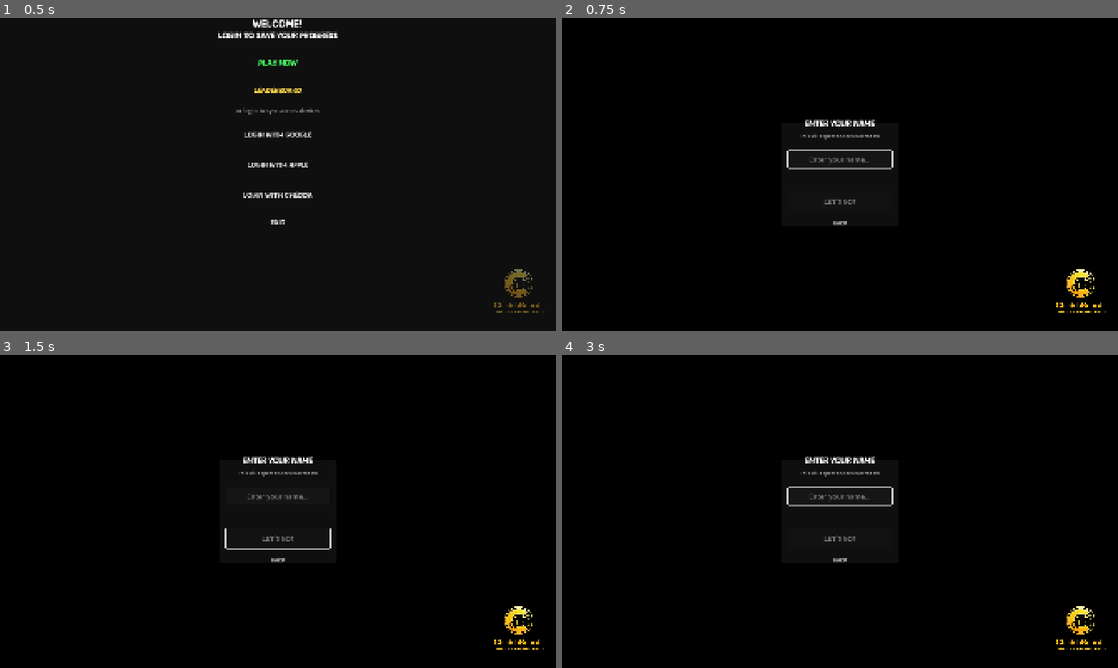
Above: before the commit, frames 1-4 (two rows, left to right).
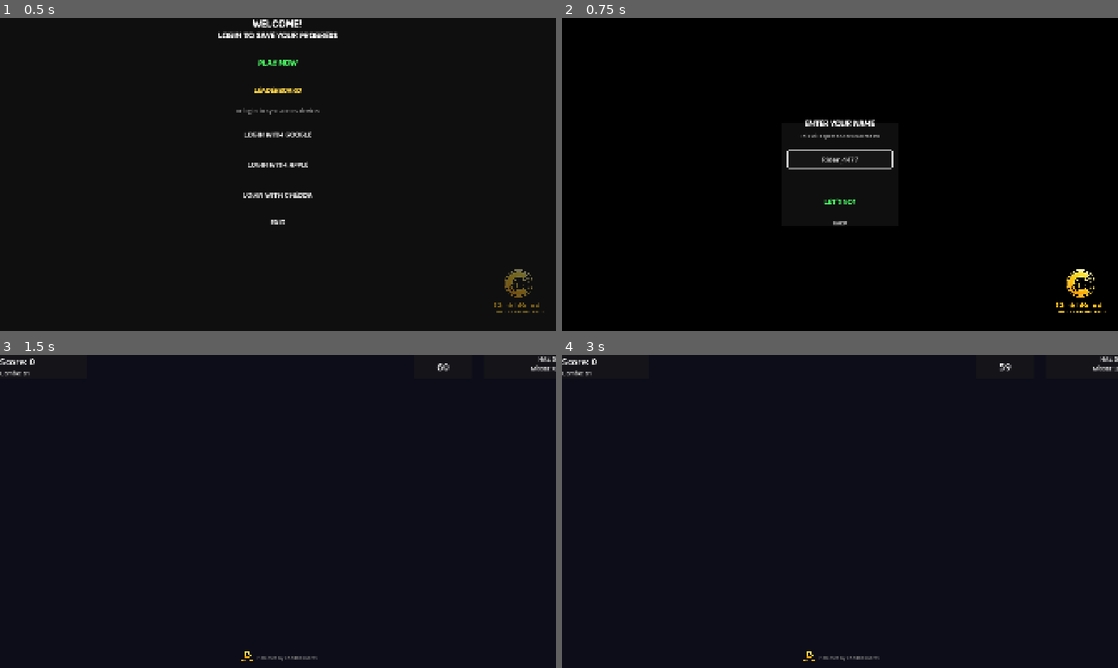
Above: after the commit, the same moments.

Repository: cheddatech/CheddaBoards-Godot
Game: Godot game, scene res://MainMenu.tscn
Same seed, same stepped clock (60 frames per second), same inputs: the game is played once before the commit and once after it.
Inputs (mouse positions are in pixels of both pictures, inside the frame that each line leads up to):
- Up to frame 1 (0.5 s): no input
- Up to frame 2 (0.75 s): click "PLAY NOW" at 0.5 s
- Up to frame 3 (1.5 s): click (278, 539) at 1.25 s, where only the run after the commit has a clickable "LET'S GO!"
- Up to frame 4 (3 s): click (840, 561) at 2 s, where only the run before the commit has a clickable "Back"; click (840, 398) at 2.75 s, where only the run before the commit has a clickable "PLAY NOW"

Frame 1 is identical in both runs. In frame 2, 0.2% of the frame differs, in the area x 44-56%, y 44-60%; in frame 3, 93%; in frame 4, 94%, in the area x 0-100%, y 0-100%.

Commit message:
Update MainMenu.gd

Diff:
--- a/MainMenu.gd
+++ b/MainMenu.gd
@@ -469,16 +469,15 @@
 		direct_play_button.text = "PLAY NOW"
 
 func _show_name_entry_panel():
-	"""Show name entry panel for anonymous play"""
 	login_panel.visible = false
 	main_panel.visible = false
 	name_entry_panel.visible = true
 
-	# Pre-fill with saved nickname if exists
+	# Pre-fill with saved nickname or generate unique default
 	if not anonymous_nickname.is_empty():
 		name_line_edit.text = anonymous_nickname
 	else:
-		name_line_edit.text = ""
+		name_line_edit.text = _generate_default_name()
 
 	name_line_edit.placeholder_text = "Enter your name..."
 	name_status_label.text = ""
@@ -663,9 +662,15 @@
 	""", true)
 	return bool(is_mobile)
 
+func _generate_default_name() -> String:
+	"""Generate a unique default name like 'Rider_4829'"""
+	randomize()
+	var suffix = str(randi() % 10000).pad_zeros(4)
+	return "Rider_%s" % suffix
+
 func _show_mobile_name_prompt():
 	"""Show native prompt for mobile web users"""
-	var default_name = anonymous_nickname if anonymous_nickname != "" else "Player"
+	var default_name = anonymous_nickname if anonymous_nickname != "" else _generate_default_name()
 	var js_code = "prompt('Enter your name:', '%s')" % default_name.replace("'", "\\'")
 	var result = JavaScriptBridge.eval(js_code, true)
 
@@ -680,16 +685,15 @@
 		JavaScriptBridge.eval("alert('Name must be %d-%d characters')" % [MIN_NAME_LENGTH, MAX_NAME_LENGTH], true)
 		return
 
-	# Same logic as _on_confirm_name_pressed()
-	var old_nickname = anonymous_nickname
+	# Save locally
 	anonymous_nickname = name_text
 	_save_player_data()
 
 	CheddaBoards.set_player_id(anonymous_player_id)
 
-	if old_nickname != "" and old_nickname != name_text:
-		_log("Updating nickname on backend: %s -> %s" % [old_nickname, name_text])
-		CheddaBoards.change_nickname_to(name_text)
+	# ALWAYS sync nickname to backend (ensures it's set correctly)
+	_log(">>> Calling change_nickname_to('%s')" % name_text)
+	CheddaBoards.change_nickname_to(name_text)
 
 	CheddaBoards.login_anonymous(name_text)
 	_log("Starting game as: %s (ID: %s)" % [anonymous_nickname, anonymous_player_id])
@@ -726,9 +730,7 @@
 		name_status_label.add_theme_color_override("font_color", Color.RED)
 		return
 
-	var old_nickname = anonymous_nickname
-
-	# Save the nickname
+	# Save the nickname locally
 	anonymous_nickname = name_text
 	_save_player_data()
 
@@ -736,13 +738,9 @@
 	CheddaBoards.set_player_id(anonymous_player_id)
 	_log("Set player ID to: %s" % anonymous_player_id)
 
-	# If returning player with different name, update on backend
-	_log("Checking nickname change: old='%s' new='%s' different=%s" % [old_nickname, name_text, old_nickname != name_text])
-	if old_nickname != "" and old_nickname != name_text:
-		_log(">>> Calling change_nickname_to('%s')" % name_text)
-		CheddaBoards.change_nickname_to(name_text)
-	else:
-		_log(">>> Skipping nickname change (same name or first time)")
+	# ALWAYS sync nickname to backend (ensures it's set correctly)
+	_log(">>> Calling change_nickname_to('%s')" % name_text)
+	CheddaBoards.change_nickname_to(name_text)
 
 	# Login as anonymous with the nickname
 	_log(">>> Calling login_anonymous('%s')" % name_text)
